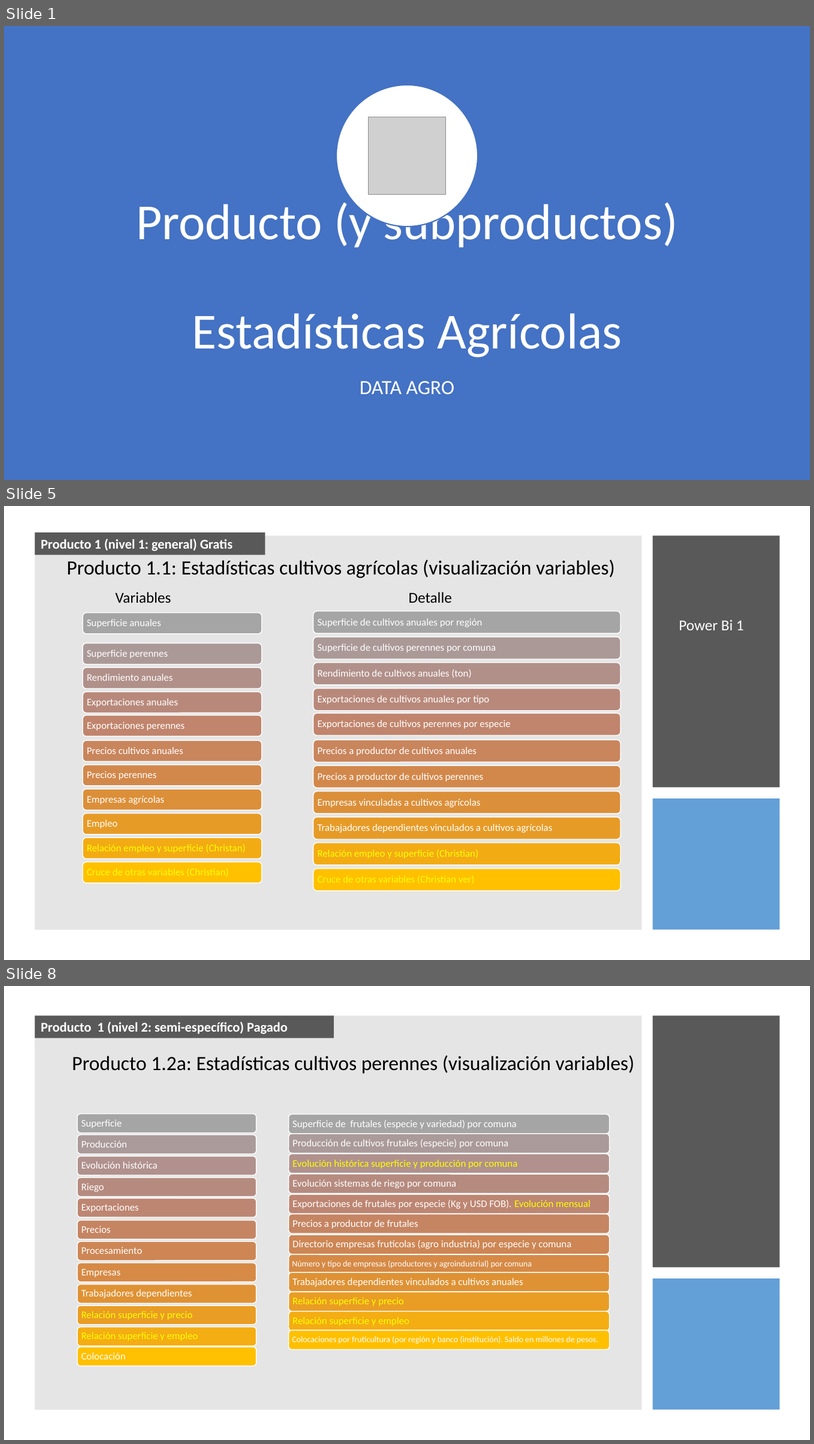
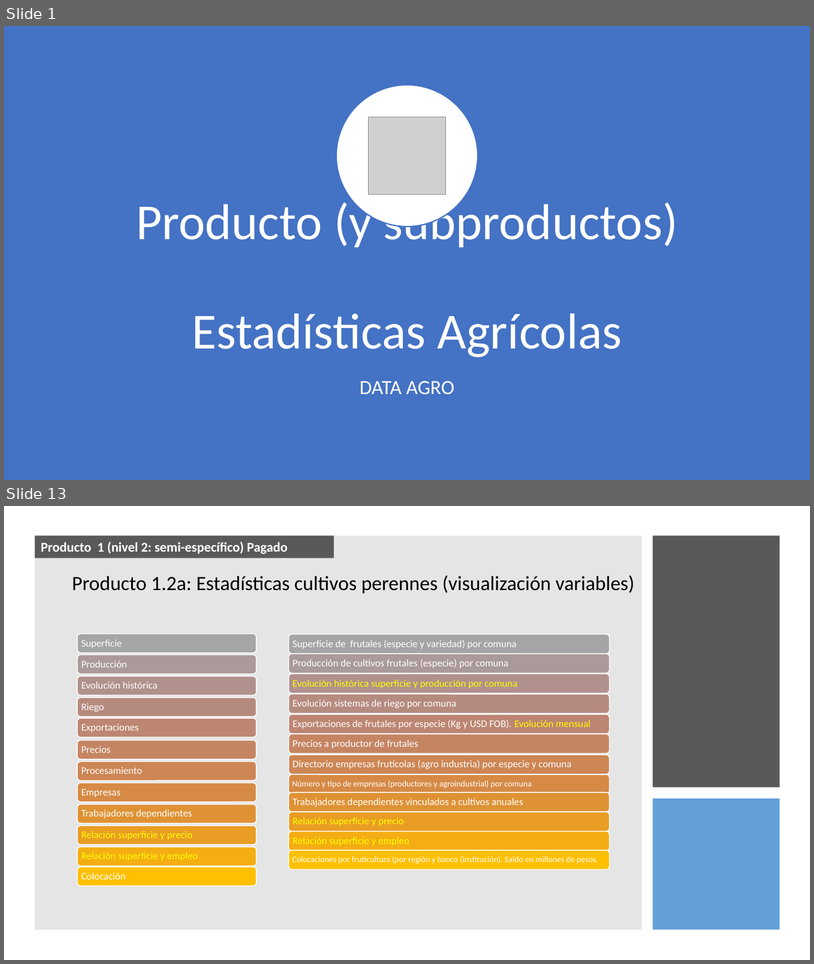
Before and after one commit to Sud-Austral/DATA-AGRO, a slide deck: Repositorio Agricultura/Para power bi/Chile/Agricola/Power Bi (variables a mostrar).pptx. Shown one above the other, each under a label of ours: slides 1, 5 and 8 before the commit, slides 1 and 13 after it; the slides between them are not shown. The pictures are 814x1444 and 814x964 pixels, drawn with LibreOffice and Linux fonts; fonts in the diff are those of the drawing; grey boxes stand for pictures. Boxes give left, top, right and bottom in pixels: in the first picture for what was removed or moved away, otherwise in the second. Text is boxed around its words. In the diff, an @@ line names an element or a change of style, - is before the commit and + after.

```diff
--- a/Repositorio Agricultura/Para power bi/Chile/Agricola/Power Bi (variables a mostrar).pptx
+++ b/Repositorio Agricultura/Para power bi/Chile/Agricola/Power Bi (variables a mostrar).pptx
@@ slide 5 removed at <box>4,506,810,960</box>, background #FFFFFF @@
@@ rectangle removed at <box>35,535,642,930</box> @@
@@ rectangle removed at <box>35,532,266,555</box> @@
-Producto 1 (nivel 1: general) Gratis
@@ rectangle removed at <box>653,535,780,787</box> @@
@@ text removed at <box>67,559,615,578</box> @@
-Producto 1.1: Estadísticas cultivos agrícolas (visualización variables)
@@ text removed at <box>116,592,171,603</box> @@
-Variables
@@ text removed at <box>409,592,452,603</box> @@
-Detalle
@@ text removed at <box>679,619,744,630</box> @@
-Power Bi 1
@@ rectangle removed at <box>653,798,780,930</box> @@
@@ group removed at <box>83,612,262,883</box>: 11 rounded rectangles, 11 texts @@
-Superficie anuales
-Superficie perennes
-Rendimiento anuales
-Exportaciones anuales
-Exportaciones perennes
-Precios cultivos anuales
-Precios perennes
-Empresas agrícolas
-Empleo
-Relación empleo y superficie (Christan)
-Cruce de otras variables (Christian)
@@ group removed at <box>314,611,621,891</box>: 11 rounded rectangles, 11 texts @@
-Superficie de cultivos anuales por región
-Superficie de cultivos perennes por comuna
-Rendimiento de cultivos anuales (ton)
-Exportaciones de cultivos anuales por tipo
-Exportaciones de cultivos perennes por especie
-Precios a productor de cultivos anuales
-Precios a productor de cultivos perennes
-Empresas vinculadas a cultivos agrícolas
-Trabajadores dependientes vinculados a cultivos agrícolas
-Relación empleo y superficie (Christian)
-Cruce de otras variables (Christian ver)
@@ what was slide 8 is now slide 13 @@
```
Also in this commit, not shown: 5 slides changed, 5 slides added, 7 other files.
